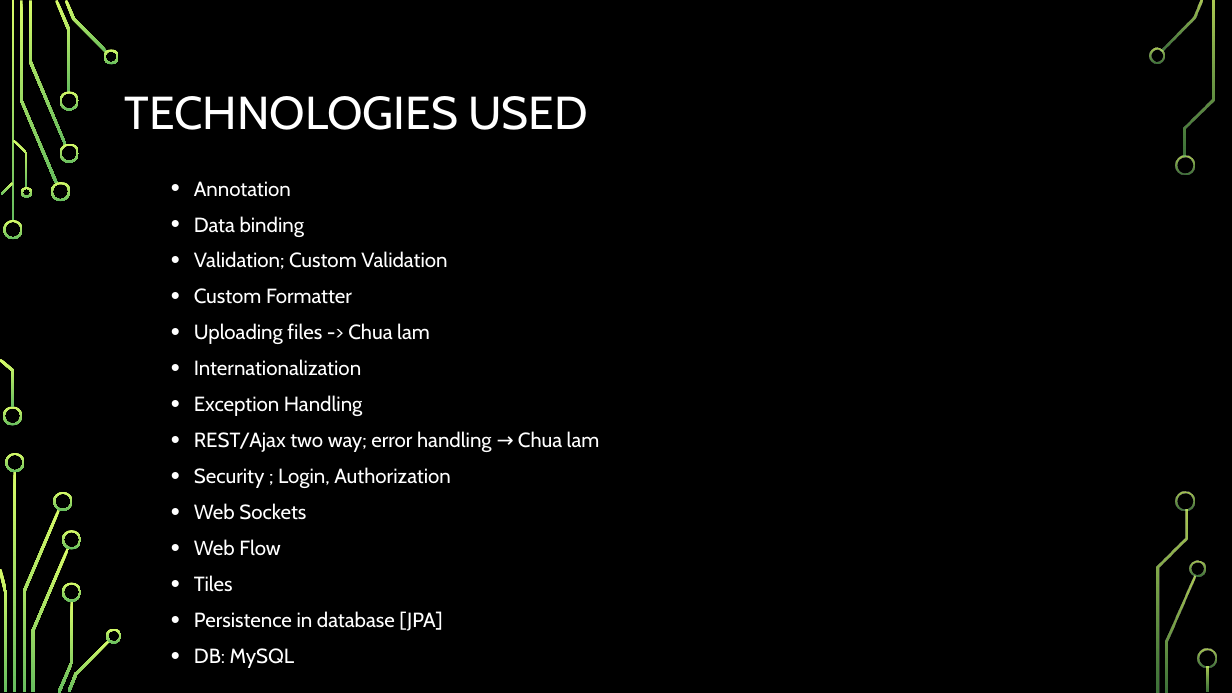
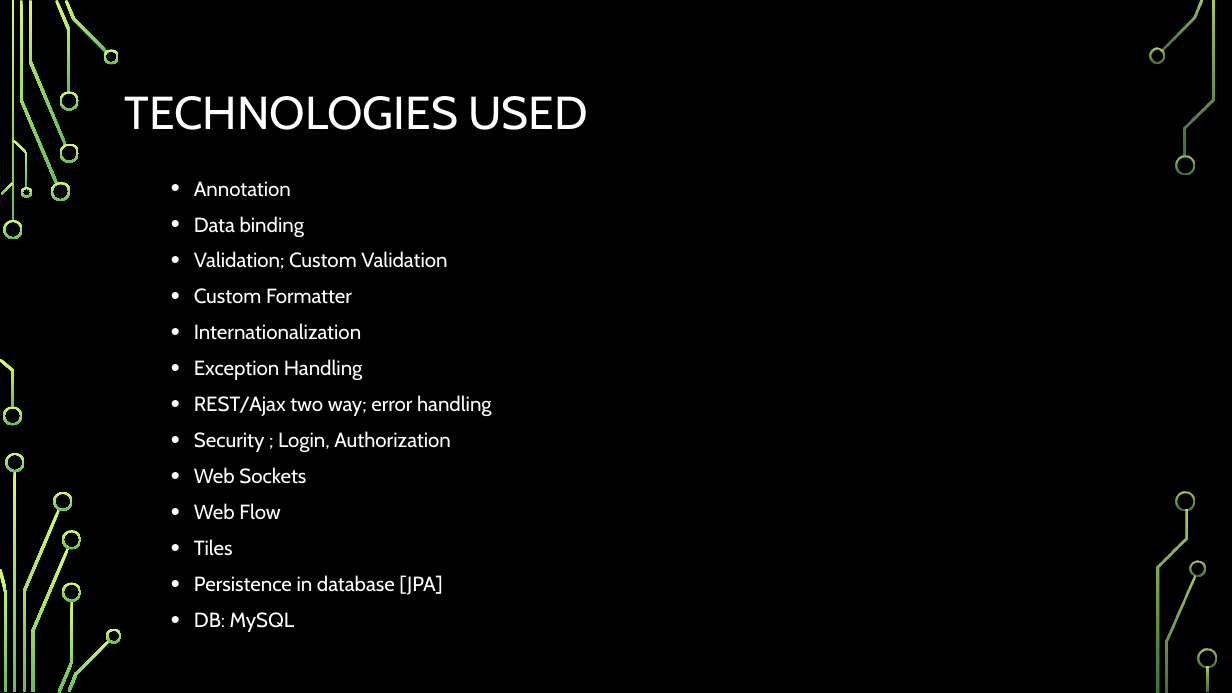
Before and after one commit to nbbon/fms, a slide deck: slide 7 of document/Saigonese-Flight-Management-System.pptx (slide 6 before the commit). Drawn at 1232x693 pixels with LibreOffice and Linux fonts; fonts in the diff are those of the drawing; background and template pictures are left out. Boxes give left, top, right and bottom in pixels: in the first picture for what was removed or moved away, otherwise in the second. Text is boxed around its words. In the diff, an @@ line names an element or a change of style, - is before the commit and + after.

```diff
--- a/document/Saigonese-Flight-Management-System.pptx
+++ b/document/Saigonese-Flight-Management-System.pptx
@@ text at <box>194,323,430,344</box>: paragraph removed @@
-  • Uploading files -> Chua lam
@@ text at <box>194,395,492,416</box>: text changed @@
-  • REST/Ajax two way; error handling → Chua lam
+  • REST/Ajax two way; error handling
```
Also in this commit, not shown: 4 other slides changed, 1 slide added, 1 other file.
